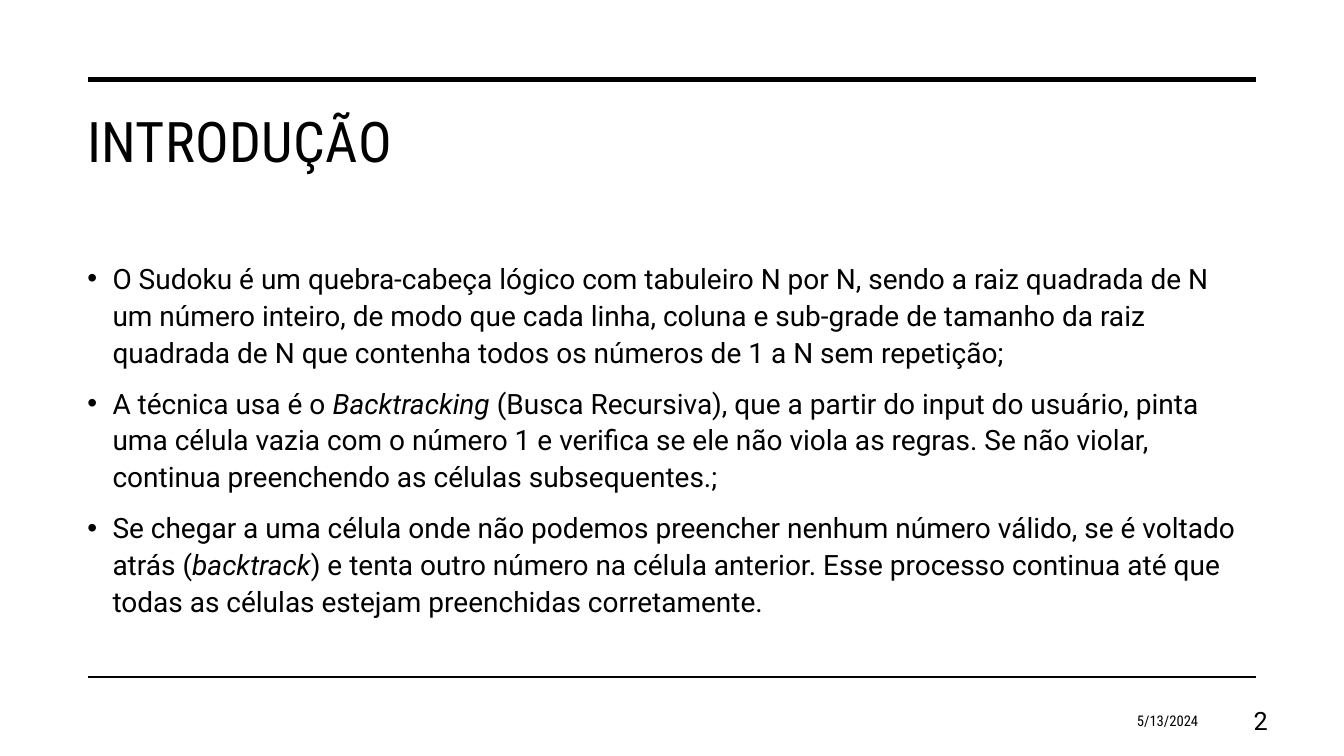
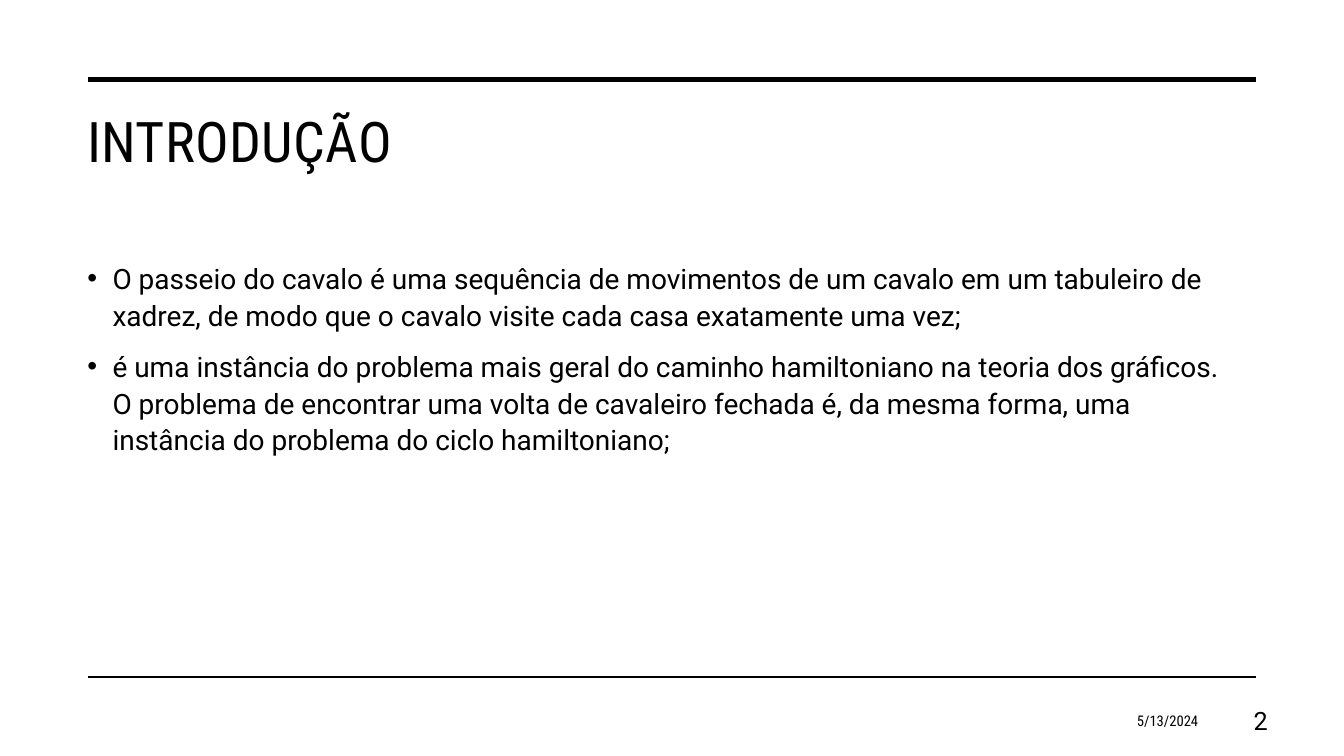
Before and after one commit to eduardosavian/chess-horse-tour, a slide deck: slide 2 of Presentation.pptx. Drawn at 1344x756 pixels with LibreOffice and Linux fonts; fonts in the diff are those of the drawing. Boxes give left, top, right and bottom in pixels: in the first picture for what was removed or moved away, otherwise in the second. Text is boxed around its words. In the diff, an @@ line names an element or a change of style, - is before the commit and + after.

```diff
--- a/Presentation.pptx
+++ b/Presentation.pptx
@@ text at [113, 268, 1218, 456]: text changed @@
-• O Sudoku é um quebra-cabeça lógico com tabuleiro N por N, sendo a raiz quadrada de N um número inteiro, de modo que cada linha, coluna e sub-grade de tamanho da raiz quadrada de N que contenha todos os números de 1 a N sem repetição;
-• A técnica usa é o Backtracking (Busca Recursiva), que a partir do input do usuário, pinta uma célula vazia com o número 1 e verifica se ele não viola as regras. Se não violar, continua preenchendo as células subsequentes.;
-• Se chegar a uma célula onde não podemos preencher nenhum número válido, se é voltado atrás (backtrack) e tenta outro número na célula anterior. Esse processo continua até que todas as células estejam preenchidas corretamente.
+• O passeio do cavalo é uma sequência de movimentos de um cavalo em um tabuleiro de xadrez, de modo que o cavalo visite cada casa exatamente uma vez;
+• é uma instância do problema mais geral do caminho hamiltoniano na teoria dos gráficos. O problema de encontrar uma volta de cavaleiro fechada é, da mesma forma, uma instância do problema do ciclo hamiltoniano;
```
Also in this commit, not shown: 4 other slides changed, 10 slides removed, 4 other files.
